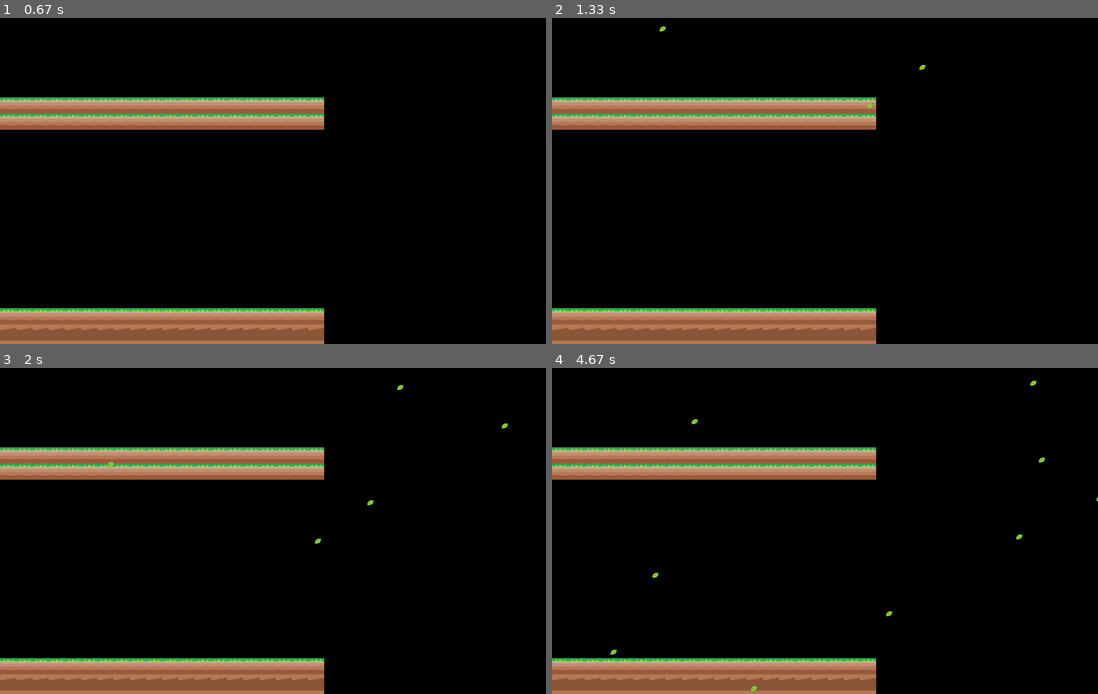
Above: before the commit, frames 1-4 (two rows, left to right).
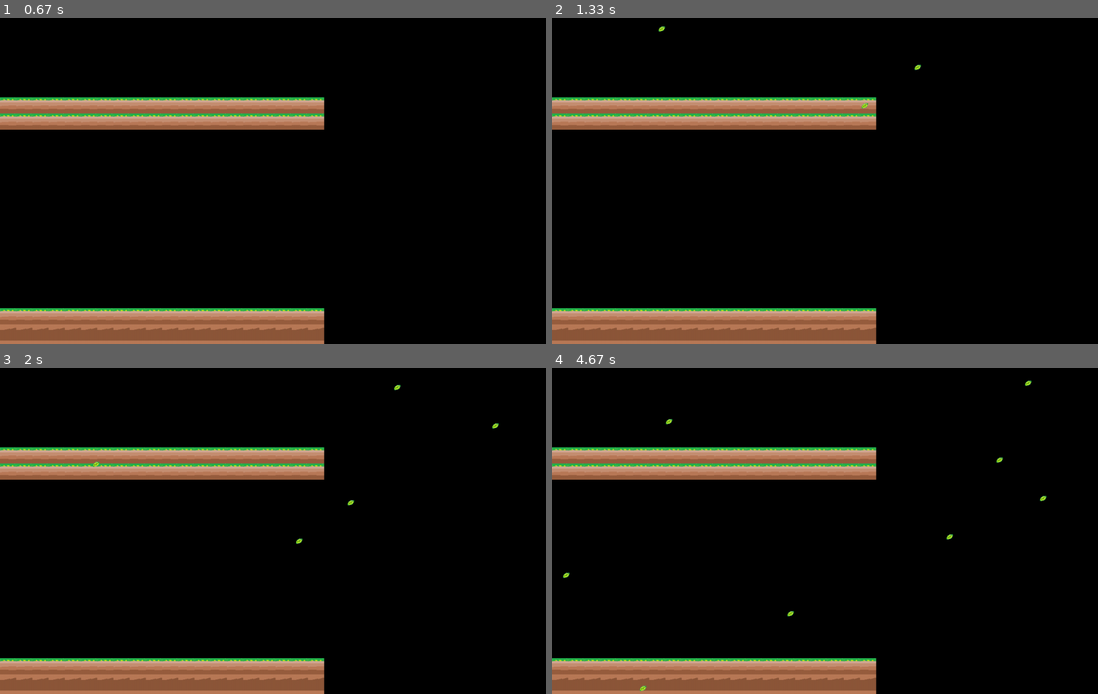
Above: after the commit, the same moments.

Repository: Miyuru-Shalitha/pygame-environment
Game: pygame game, started from main.py
Two runs of this game, one before a commit and one after it. Both use one fixed random seed, a clock stepped at 60 frames per second and the inputs below.
Inputs (mouse positions are in pixels of both pictures, inside the frame that each line leads up to):
- Up to frame 1 (0.67 s): press the mouse at (273, 181) at 0.37 s; move the mouse to (185, 154) at 0.47 s; release the mouse at (103, 132) at 0.6 s
- Up to frame 2 (1.33 s): no input
- Up to frame 3 (2 s): no input
- Up to frame 4 (4.67 s): no input

Frame 1 is identical in both runs. In frame 2, less than 0.1% of the frame differs, in the area x 19-69%, y 2-28%; in frame 3, 0.1%; in frame 4, 0.3%, in the area x 2-100%, y 3-100%.

Commit message:
Add wind speed

Diff:
--- a/game.py
+++ b/game.py
@@ -92,6 +92,9 @@
 
         pygame.time.set_timer(spawn_leaf_event, 300)
 
+        wind_speed = 0
+        reversed_wind = False
+
         while self.game_running:
             for event in pygame.event.get():
                 if event.type == QUIT:
@@ -115,9 +118,17 @@
                 self.screen.blit(entity.image, entity.rect)
 
             print(len(leaves))
+            if reversed_wind:
+                wind_speed += 0.01
+                if wind_speed > 10:
+                    reversed_wind = False
+            else:
+                wind_speed -= 0.01
+                if wind_speed < -10:
+                    reversed_wind = True
 
             for leaf in leaves:
-                leaf.update()
+                leaf.update(wind_speed)
                 self.screen.blit(leaf.image, leaf.rect)
 
                 if leaf.rect.y > SCREEN_SIZE[1]:
--- a/leaf.py
+++ b/leaf.py
@@ -12,6 +12,10 @@
         self.rect = self.image.get_rect()
         self.rect.x = random.randint(0, SCREEN_SIZE[0])
         self.rect.y = 0
+        self.x_change = 0
 
-    def update(self):
+    def update(self, wind_speed):
         self.rect.y += 5
+        self.rect.x += self.x_change
+
+        self.x_change = wind_speed + random.uniform(-1, 1)
